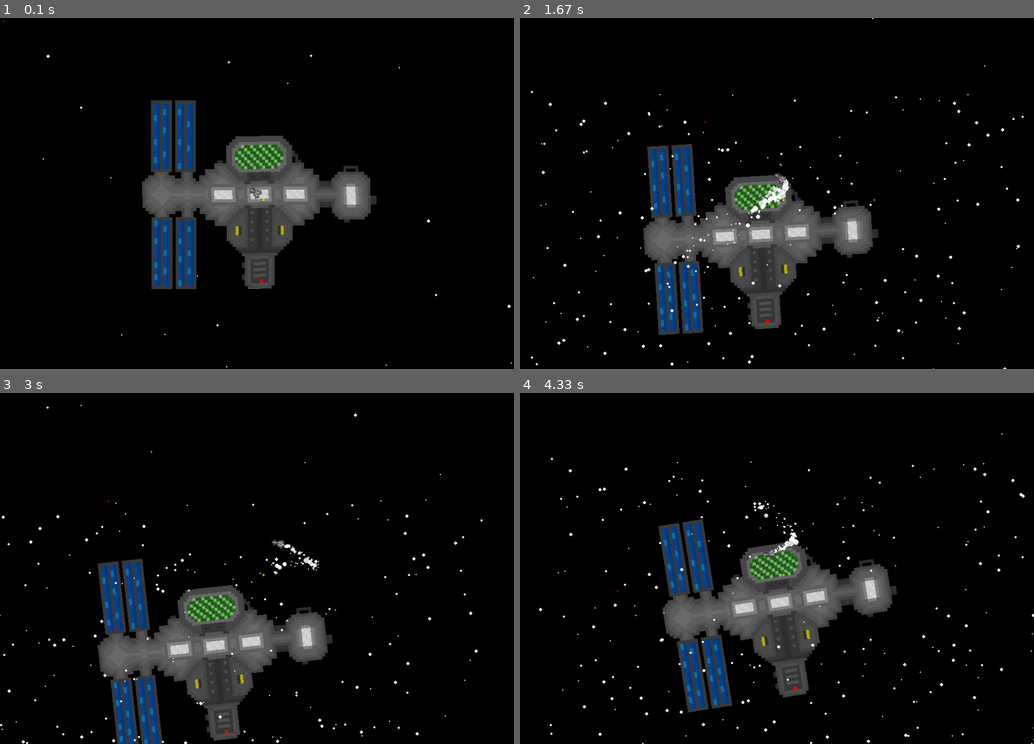
Above: before the commit, frames 1-4 (two rows, left to right).
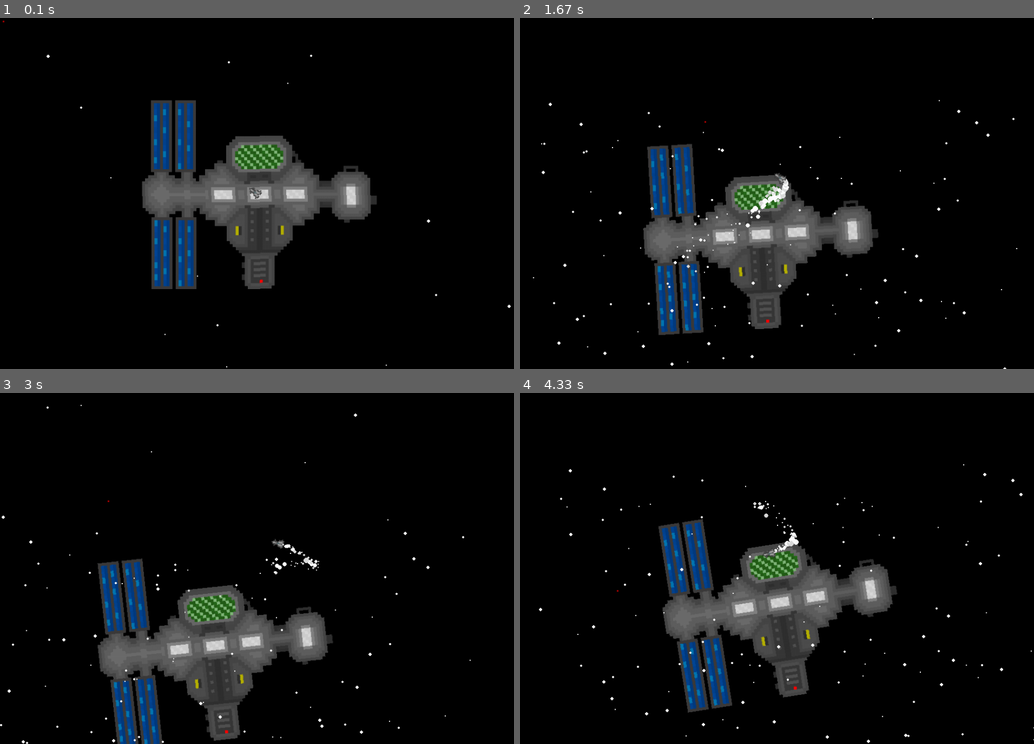
Above: after the commit, the same moments.

Repository: ztdnzunYT/Capstone-Project-2024
Game: pygame game, started from xzplore/xzplore.py
The game is run twice, just before and just after one commit, with the same random seed, the same clock (stepped at 60 frames per second) and the same inputs.
Inputs (mouse positions are in pixels of both pictures, inside the frame that each line leads up to):
- Up to frame 1 (0.1 s): no input
- Up to frame 2 (1.67 s): press the mouse at (653, 197) at 0.37 s; move the mouse to (741, 232) at 0.47 s; release the mouse at (828, 270) at 0.6 s; click (854, 70) at 0.72 s; press the mouse at (854, 70) at 1.03 s; move the mouse to (818, 151) at 1.13 s; release the mouse at (782, 232) at 1.27 s; press the mouse at (854, 70) at 1.37 s; move the mouse to (777, 95) at 1.47 s; release the mouse at (705, 119) at 1.6 s
- Up to frame 3 (3 s): click (359, 540) at 1.75 s; click (442, 540) at 2.25 s; click (107, 501) at 2.58 s
- Up to frame 4 (4.33 s): click (627, 547) at 3.08 s; click (915, 607) at 3.65 s; click (617, 589) at 3.98 s

The runs differ from the first frame. In frame 1, less than 0.1% of the frame differs, in the area x 8-100%, y 13-99%; in frame 2, 0.3%, in the area x 2-98%, y 13-100%; in frame 3, 0.2%; in frame 4, 0.3%.

Commit message:
Update xzplore.py

Diff:
--- a/xzplore/xzplore.py
+++ b/xzplore/xzplore.py
@@ -4,7 +4,7 @@
 import math
 import random
 import sys
-
+import time
 SCREEN_WIDTH = 950
 SCREEN_HEIGHT = 650
 FPS = 120
@@ -252,7 +252,6 @@
         elif self.center[0] < -xylimit :
             self.x = (SCREEN_WIDTH + respawn_dis)
 
-
         if self.center[1] > SCREEN_HEIGHT + xylimit:
             self.y = -respawn_dis
         elif self.center[1] < -xylimit :
@@ -261,29 +260,36 @@
 
 class Projectile():
     def __init__(self,position,size,speed,spread,color,transparency):
-        self.x = position[0]
-        self.y = position[1]
+        self.x = position[0] - size/2
+        self.y = position[1] - size/2
+        self.dir = Projectile.fire_projectile()
         self.surface = pygame.Surface((size,size ),pygame.SRCALPHA)
         self.position = position
         self.center =  (size/2,size/2)
-        self.target = 0
         self.speed = speed
         self.size = size
         self.spread = spread
         self.color = color
         self.radius = size/2 - 11
         self.transparency = transparency
-        self.time_alive = 0
-
 
     def draw(self):
         self.position = (self.x,self.y)
-        pygame.draw.circle(self.surface,(*self.color,self.transparency),self.center, (self.radius + 1.5))
+        pygame.draw.circle(self.surface,(*self.color,self.transparency),self.center, (self.radius + 2.5))
         pygame.draw.circle(self.surface,(self.color),self.center,self.radius)
         screen.blit(self.surface,self.position)
 
-    def update(self,mouse_pos):
-        self.time_alive +=1
+    def fire_projectile():
+        dx = pygame.mouse.get_pos()[0] - spaceship.position[0]
+        dy = pygame.mouse.get_pos()[1] - spaceship.position[1]
+        dir = math.hypot(dx,dy)
+        dx /= dir
+        dy /= dir
+        return (dx,dy)
+
+    def update(self):
+        self.x += (self.dir[0] + self.spread) * self.speed
+        self.y += (self.dir[1] + self.spread) * self.speed
 
 
 
@@ -318,7 +324,12 @@
 foreground_stars = []
 background_stars = []
 
+
+
 while True:
+
+
+
     screen.fill(BLACK)
     mouse_pos = pygame.mouse.get_pos()
 
@@ -327,7 +338,7 @@
     World_pos.dis_cal(mouse_pos,spaceship.rect.center)
     World_pos.x_offset,World_pos.y_offset = World_pos.direction(15,mouse_pos)
 
-    if len(background_stars) < 150:
+    if len(background_stars) < 5:
         background_stars.append(Star(random.randint(50,SCREEN_WIDTH),random.randint(50,SCREEN_HEIGHT),random.uniform(0,4),random.uniform(1,5)/10,random.uniform(-.002,.002)),)
 
     for star in background_stars:
@@ -344,6 +355,7 @@
     space_station.spin()
 
     smoke_particles.append(Rocket_smoke(spaceship.rect.center[0],spaceship.rect.center[1]))
+
     for particle in smoke_particles[:]:
         particle.draw()
         particle.update()
@@ -351,11 +363,19 @@
         if particle.size <=0 or particle.lifetime <= 0:
             smoke_particles.remove(particle)
 
-    if len(projectiles) < 1:
-        projectiles.append(Projectile(spaceship.position,25,2,random.uniform(-1,1),(255,231,0),100))
-    for projectile in projectiles:
+    if pygame.mouse.get_pressed()[2]:
+        if len(projectiles) < 6:
+            projectiles.append(Projectile(spaceship.position,25,4,random.uniform(-.05,.05),(255,231,0),100))
+
+
+
+    for projectile in projectiles[:]:
         projectile.draw()
-        projectile.update(mouse_pos)
+        projectile.update()
+        if projectile.x > SCREEN_WIDTH +30 or projectile.x < -30:
+            projectiles.remove(projectile)
+        elif projectile.y > SCREEN_HEIGHT +30 or projectile.y < -30:
+            projectiles.remove(projectile)
 
     spaceship.update()
     spaceship.point_towards(mouse_pos)
@@ -370,7 +390,6 @@
 
     crosshair.draw()
     crosshair.update(pygame.mouse.get_pos())
-
 
 
     Clock.tick(FPS)
